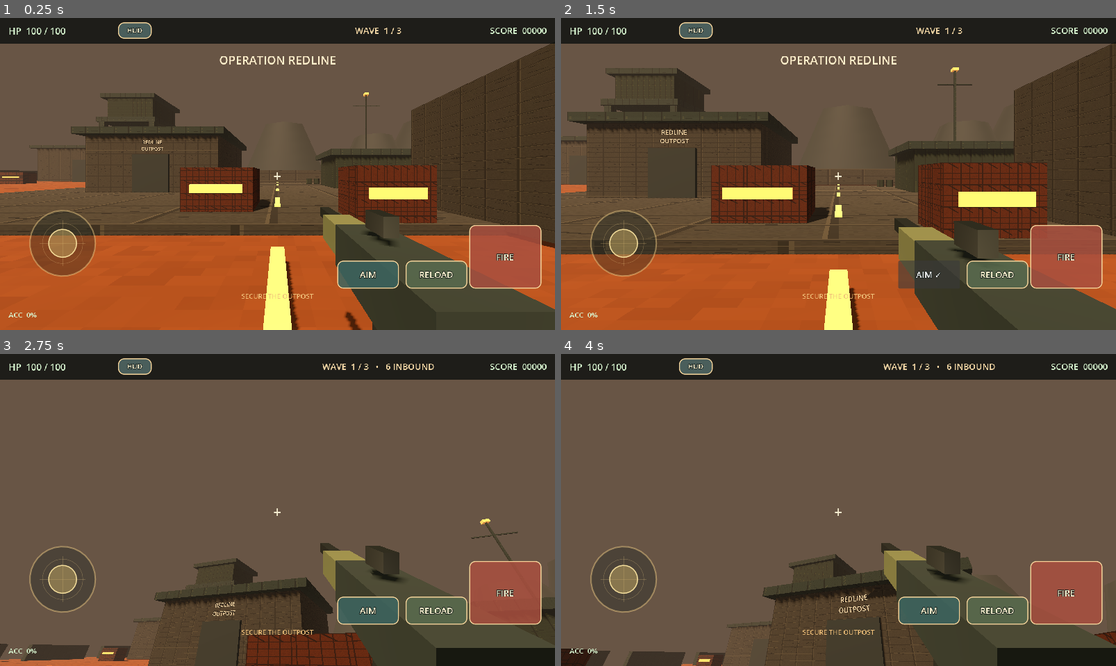
Above: before the commit, frames 1-4 (two rows, left to right).
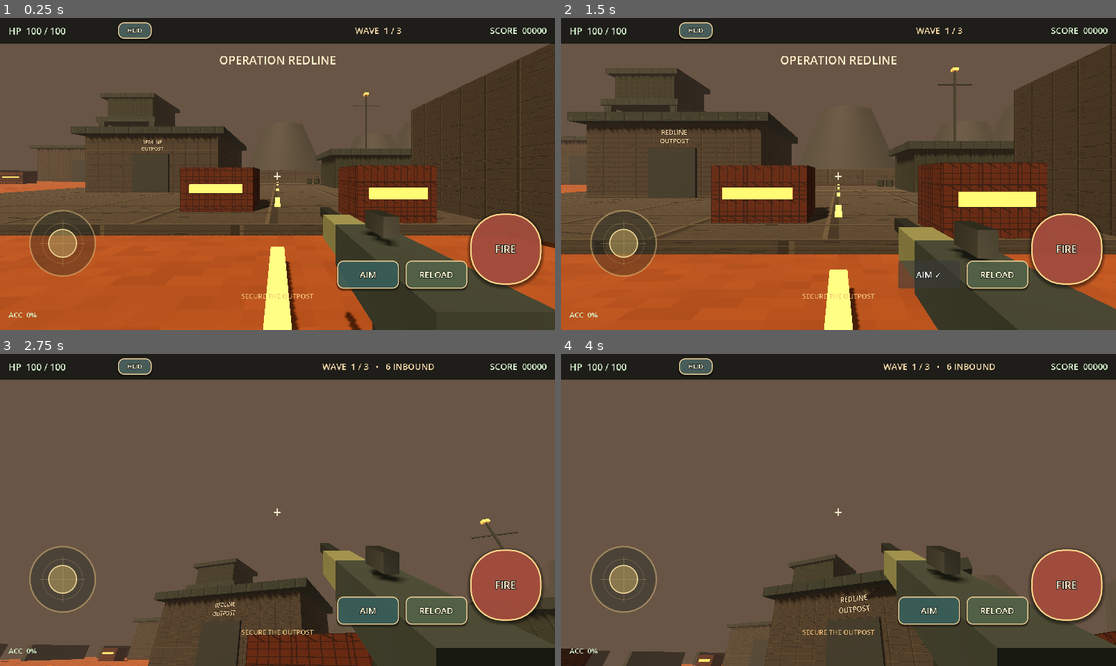
Above: after the commit, the same moments.

Repository: black-glass-dev/2D-Game
Game: Godot game, scene res://scenes/Main.tscn
Same seed, same stepped clock (60 frames per second), same inputs: the game is played once before the commit and once after it.
Inputs (mouse positions are in pixels of both pictures, inside the frame that each line leads up to):
- Up to frame 1 (0.25 s): no input
- Up to frame 2 (1.5 s): click "FIRE" at 0.5 s; click "AIM" at 1.25 s
- Up to frame 3 (2.75 s): tap Enter at 2 s; move the mouse to (305, 510) at 2.02 s; hold W from 2.03 s (still down); click (305, 510) at 2.17 s
- Up to frame 4 (4 s): keep holding W; move the mouse to (810, 510) at 2.77 s; move the mouse to (849, 503) at 3.52 s

The runs differ from the first frame. In frame 1, 1.3% of the frame differs, in the area x 60-99%, y 62-88%; in frame 2, 1.2%; in frame 3, 1.3%; in frame 4, 1.3%, in the area x 60-98%, y 62-88%.

Commit message:
fix: scale joystick HUD and persist APK signing
Co-authored-by: arena-agent <297053741+arena-agent@users.noreply.github.com>

Diff:
--- a/scripts/main.gd
+++ b/scripts/main.gd
@@ -305,7 +305,7 @@
 	# Keep the thumb zones clear of the screen edge so the first launch is
 	# comfortable even before a player opens the HUD editor.
 	_set_control_rect("joystick", Vector2(32, screen.y - 278), Vector2(196, 196))
-	_set_control_rect("fire", Vector2(screen.x - 178, screen.y - 218), Vector2(150, 132))
+	_set_control_rect("fire", Vector2(screen.x - 176, screen.y - 242), Vector2(148, 148))
 	_set_control_rect("aim", Vector2(screen.x - 452, screen.y - 144), Vector2(128, 58))
 	_set_control_rect("reload", Vector2(screen.x - 310, screen.y - 144), Vector2(128, 58))
 
@@ -330,7 +330,10 @@
 
 func _sync_movement_touch_region() -> void:
 	if player != null and movement_stick != null:
-		player.set_movement_touch_region(Rect2(movement_stick.position, movement_stick.size).grow(14.0))
+		player.set_movement_touch_region(
+			Rect2(movement_stick.position, movement_stick.size).grow(14.0),
+			movement_stick.get_input_radius()
+		)
 
 func _enter_hud_edit() -> void:
 	if editor_surface == null:
@@ -473,26 +476,31 @@
 	else:
 		button.position = position_offset
 		parent.add_child(button)
-	button.add_theme_font_size_override("font_size", 18)
+	var is_primary_fire := text_value == "FIRE"
+	var corner_radius := 66 if is_primary_fire else 12
+	button.add_theme_font_size_override("font_size", 22 if is_primary_fire else 18)
 	button.add_theme_color_override("font_color", Color("fff6d4"))
 	button.add_theme_color_override("font_outline_color", Color("18201c"))
 	button.add_theme_constant_override("outline_size", 4)
 	var normal := StyleBoxFlat.new()
-	normal.bg_color = Color(color.r, color.g, color.b, 0.84)
-	normal.border_color = Color("f4d39a")
-	normal.set_border_width_all(2)
-	normal.corner_radius_top_left = 12
-	normal.corner_radius_top_right = 12
-	normal.corner_radius_bottom_left = 12
-	normal.corner_radius_bottom_right = 12
+	normal.bg_color = Color(color.r, color.g, color.b, 0.91 if is_primary_fire else 0.84)
+	normal.border_color = Color("ffd88b") if is_primary_fire else Color("f4d39a")
+	normal.set_border_width_all(3 if is_primary_fire else 2)
+	normal.corner_radius_top_left = corner_radius
+	normal.corner_radius_top_right = corner_radius
+	normal.corner_radius_bottom_left = corner_radius
+	normal.corner_radius_bottom_right = corner_radius
+	normal.shadow_color = Color(0.03, 0.02, 0.01, 0.48)
+	normal.shadow_size = 8 if is_primary_fire else 3
+	normal.shadow_offset = Vector2(0, 3)
 	button.add_theme_stylebox_override("normal", normal)
 	var pressed := StyleBoxFlat.new()
 	pressed.bg_color = Color("e5a45b")
 	pressed.border_color = Color("fff0c4")
-	pressed.set_border_width_all(2)
-	pressed.corner_radius_top_left = 12
-	pressed.corner_radius_top_right = 12
-	pressed.corner_radius_bottom_left = 12
-	pressed.corner_radius_bottom_right = 12
+	pressed.set_border_width_all(3 if is_primary_fire else 2)
+	pressed.corner_radius_top_left = corner_radius
+	pressed.corner_radius_top_right = corner_radius
+	pressed.corner_radius_bottom_left = corner_radius
+	pressed.corner_radius_bottom_right = corner_radius
 	button.add_theme_stylebox_override("pressed", pressed)
 	return button
--- a/scripts/player.gd
+++ b/scripts/player.gd
@@ -23,6 +23,7 @@
 var look_touch_last := Vector2.ZERO
 var touch_move := Vector2.ZERO
 var movement_touch_region := Rect2()
+var touch_radius := TOUCH_RADIUS
 var mouse_sensitivity := 0.0028
 var can_control := true
 
@@ -95,13 +96,14 @@
 
 func _handle_touch_drag(event: InputEventScreenDrag) -> void:
 	if event.index == move_touch:
-		_set_touch_move((event.position - move_touch_origin).limit_length(TOUCH_RADIUS) / TOUCH_RADIUS)
+		_set_touch_move((event.position - move_touch_origin).limit_length(touch_radius) / touch_radius)
 	elif event.index == look_touch:
 		_rotate_look((event.position - look_touch_last) * 0.0055)
 		look_touch_last = event.position
 
-func set_movement_touch_region(region: Rect2) -> void:
+func set_movement_touch_region(region: Rect2, input_radius: float = TOUCH_RADIUS) -> void:
 	movement_touch_region = region
+	touch_radius = maxf(28.0, input_radius)
 
 func _set_touch_move(value: Vector2) -> void:
 	touch_move = value.limit_length(1.0)
--- a/scripts/touch_joystick.gd
+++ b/scripts/touch_joystick.gd
@@ -3,6 +3,9 @@
 
 ## A visible, passive touch-stick display. Input remains in OutpostPlayer so GUI
 ## buttons can consume their own touches without competing with movement input.
+## The drawing intentionally derives from this Control's current size: the HUD
+## editor can therefore resize the joystick as well as reposition it.
+const DESIGN_SIDE := 196.0
 const BASE_RADIUS := 68.0
 const KNOB_RADIUS := 29.0
 const KNOB_TRAVEL := 43.0
@@ -12,6 +15,7 @@
 
 func _ready() -> void:
 	mouse_filter = Control.MOUSE_FILTER_IGNORE
+	resized.connect(queue_redraw)
 	queue_redraw()
 
 func set_input(value: Vector2, is_active: bool) -> void:
@@ -19,17 +23,25 @@
 	active = is_active
 	queue_redraw()
 
+func get_input_radius() -> float:
+	# Matches the original 78-pixel movement reach at the 196-pixel default.
+	return maxf(28.0, minf(size.x, size.y) * 0.4)
+
 func _draw() -> void:
 	var center := size * 0.5
+	var size_scale := maxf(0.35, minf(size.x, size.y) / DESIGN_SIDE)
+	var base_radius := BASE_RADIUS * size_scale
+	var knob_radius := KNOB_RADIUS * size_scale
+	var knob_travel := KNOB_TRAVEL * size_scale
 	var idle_alpha := 0.55 if active else 0.34
 	var outer := Color(0.08, 0.13, 0.12, idle_alpha)
 	var rim := Color(0.94, 0.80, 0.52, 0.82 if active else 0.48)
 	var cross := Color(0.94, 0.80, 0.52, 0.24)
-	draw_circle(center, BASE_RADIUS, outer)
-	draw_arc(center, BASE_RADIUS, 0.0, TAU, 32, rim, 3.0, true)
-	draw_arc(center, BASE_RADIUS * 0.62, 0.0, TAU, 24, cross, 1.0, true)
-	draw_line(center - Vector2(BASE_RADIUS * 0.7, 0), center + Vector2(BASE_RADIUS * 0.7, 0), cross, 1.0)
-	draw_line(center - Vector2(0, BASE_RADIUS * 0.7), center + Vector2(0, BASE_RADIUS * 0.7), cross, 1.0)
-	var knob_center := center + direction * KNOB_TRAVEL
-	draw_circle(knob_center, KNOB_RADIUS, Color(0.77, 0.66, 0.39, 0.76 if active else 0.50))
-	draw_arc(knob_center, KNOB_RADIUS, 0.0, TAU, 24, Color(1.0, 0.91, 0.64, 0.9), 2.0, true)
+	draw_circle(center, base_radius, outer)
+	draw_arc(center, base_radius, 0.0, TAU, 32, rim, maxf(1.5, 3.0 * size_scale), true)
+	draw_arc(center, base_radius * 0.62, 0.0, TAU, 24, cross, maxf(1.0, size_scale), true)
+	draw_line(center - Vector2(base_radius * 0.7, 0), center + Vector2(base_radius * 0.7, 0), cross, maxf(1.0, size_scale))
+	draw_line(center - Vector2(0, base_radius * 0.7), center + Vector2(0, base_radius * 0.7), cross, maxf(1.0, size_scale))
+	var knob_center := center + direction * knob_travel
+	draw_circle(knob_center, knob_radius, Color(0.77, 0.66, 0.39, 0.76 if active else 0.50))
+	draw_arc(knob_center, knob_radius, 0.0, TAU, 24, Color(1.0, 0.91, 0.64, 0.9), maxf(1.5, 2.0 * size_scale), true)
